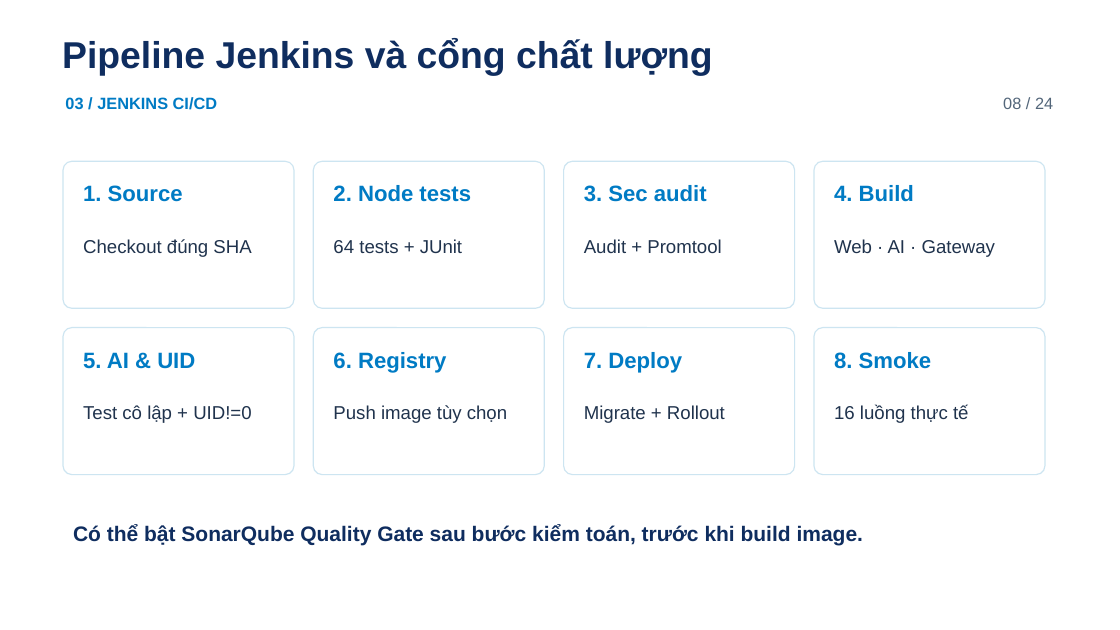
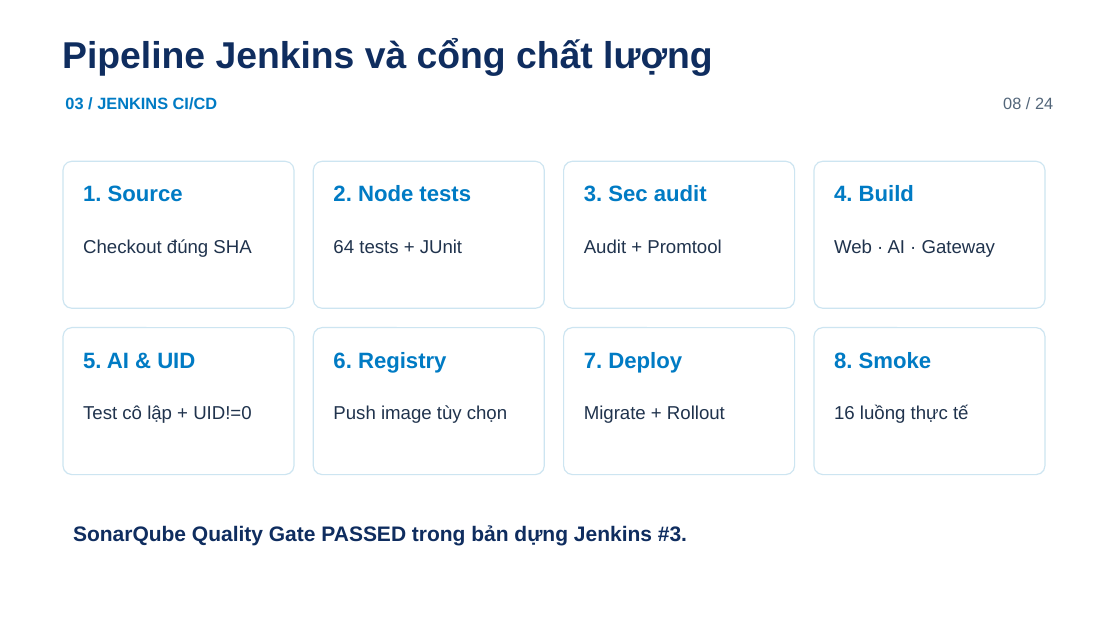
Before and after one commit to hieunofun/cong-nghe-phan-mem, a slide deck: slide 8 of JobLink_Final_Presentation.pptx. Drawn at 1120x630 pixels with LibreOffice and Linux fonts; fonts in the diff are those of the drawing; background and template pictures are left out. Boxes give left, top, right and bottom in pixels: in the first picture for what was removed or moved away, otherwise in the second. Text is boxed around its words. In the diff, an @@ line names an element or a change of style, - is before the commit and + after.

Commit message:
Record verified SSH deployment and SonarQube defense evidence

```diff
--- a/JobLink_Final_Presentation.pptx
+++ b/JobLink_Final_Presentation.pptx
@@ text at <box>73,525,687,545</box>: text changed @@
-Có thể bật SonarQube Quality Gate sau bước kiểm toán, trước khi build image.
+SonarQube Quality Gate PASSED trong bản dựng Jenkins #3.
```
Also in this commit, not shown: 1 other slide changed, 4 other files.
